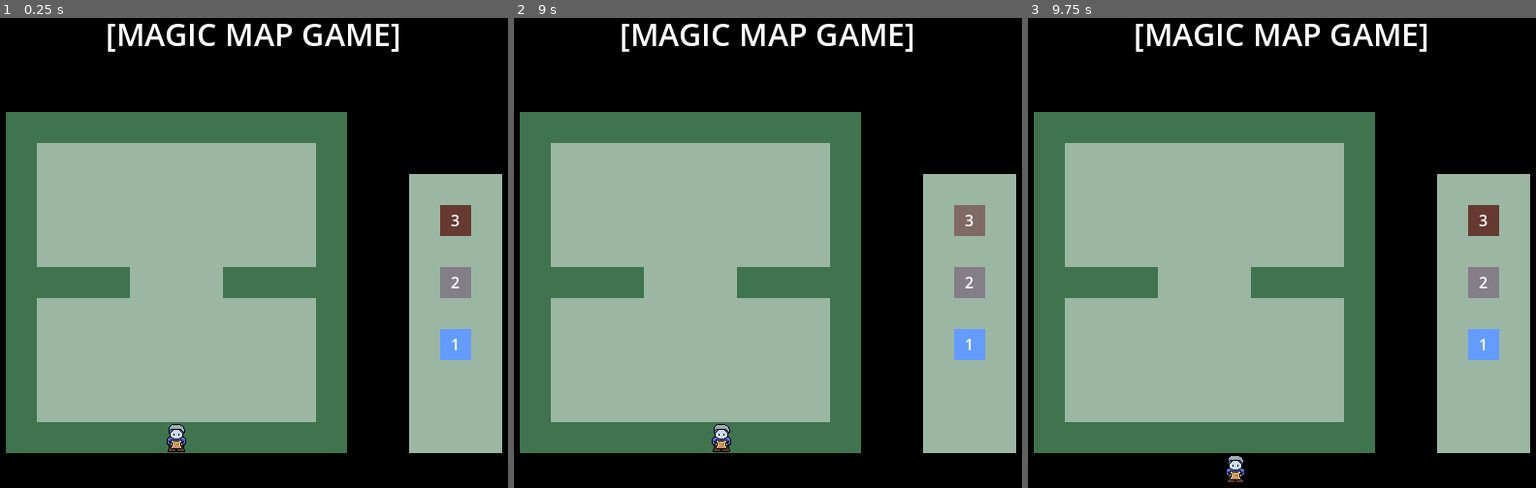
Above: before the commit, frames 1-3 (left to right).
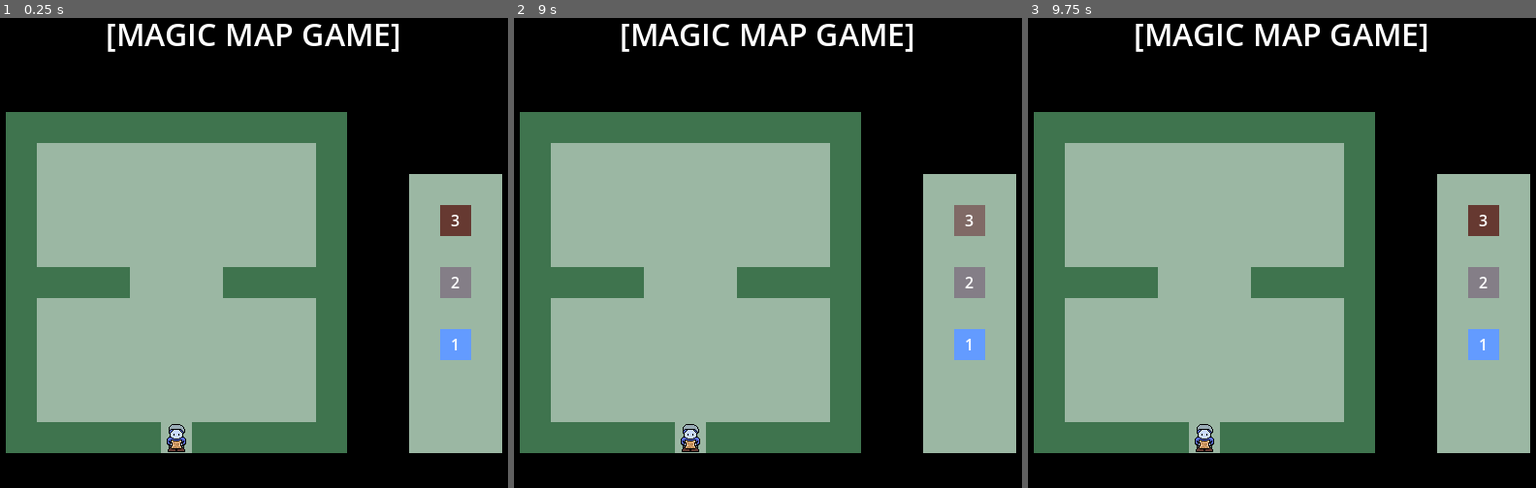
Above: after the commit, the same moments.

Repository: conor-wilson/expeditiongame
Game: Godot game, scene res://scenes/main.tscn
Two runs of this game, one before a commit and one after it. Both use one fixed random seed, a clock stepped at 60 frames per second and the inputs below.
Inputs (mouse positions are in pixels of both pictures, inside the frame that each line leads up to):
- Up to frame 1 (0.25 s): no input
- Up to frame 2 (9 s): click (534, 126) at 0.52 s; click (564, 126) at 1.27 s; click (595, 126) at 2.02 s; click (630, 126) at 2.77 s; click (661, 126) at 3.52 s; click (691, 126) at 4.27 s; click (722, 126) at 5.02 s; click (752, 126) at 5.77 s; click (783, 126) at 6.52 s; click (813, 126) at 7.27 s; click (844, 126) at 8.02 s; tap Enter at 8.75 s; move the mouse to (905, 206) at 8.77 s; hold Right (right) from 8.78 s (still down)
- Up to frame 3 (9.75 s): tap Space at 9.5 s; move the mouse to (1160, 262) at 9.52 s; release Right (right) at 9.53 s; hold Down (down) from 9.53 s (still down)

The runs differ from the first frame. In frame 1, 0.2% of the frame differs, in the area x 31-38%, y 85-93%; in frame 2, 0.6%, in the area x 31-43%, y 85-93%; in frame 3, 0.5%.

Commit message:
Improved player to only be able to move on empty tiles

Diff:
--- a/scenes/game.tscn
+++ b/scenes/game.tscn
@@ -33,5 +33,5 @@
 
 [node name="Blocks" type="TileMapLayer" parent="Levels/Level1"]
 show_behind_parent = true
-tile_map_data = PackedByteArray("AAADAAoAAAABAAAAAAACAAoAAAA …(592 unchanged characters)… BAAAAAAAHAAoAAAABAAAAAAAGAAoAAAABAAAAAAAFAAoAAAABAAAAAAAEAAoAAAABAAAAAAABAAUAAAABAAAAAAACAAUAAAABAAAAAAADAAUAAAABAAAAAAA=")
+tile_map_data = PackedByteArray("AAADAAoAAAABAAAAAAACAAoAAAA …(592 unchanged characters)… BAAAAAAAHAAoAAAABAAAAAAAGAAoAAAABAAAAAAAEAAoAAAABAAAAAAABAAUAAAABAAAAAAACAAUAAAABAAAAAAADAAUAAAABAAAAAAA=")
 tile_set = ExtResource("2_lbhrr")
--- a/scenes/levels/level.gd
+++ b/scenes/levels/level.gd
@@ -2,6 +2,11 @@
 
 # TODO: This is a very silly way to resolve the global position / local position issue. Fix this.
 const tile_global_position_offset:Vector2 = Vector2(64, 160)
+
+const MIN_X:int = 0
+const MIN_Y:int = 0
+const MAX_X:int = 10
+const MAX_Y:int = 10
 
 var hovered_tile_coords:Vector2 = Vector2i(0,0)
 
@@ -17,7 +22,9 @@
 	Global.Block.FIRE:  Vector2(3,1),
 }
 
-# TODO: Do some stuff with focus grabbing when resources run out
+##########################
+## BOOTUP FUNCTIONALITY ##
+##########################
 
 func _ready() -> void:
 	for row in $TileButtons.get_children():
@@ -25,17 +32,6 @@
 			if tile is TileButton:
 				tile.connect("pressed", _on_tile_pressed)
 				tile.connect("hovered", _on_tile_hovered)
-
-func _process(delta: float) -> void:
-	if Input.is_action_just_pressed("up"):
-		$Player.walk(Vector2i.UP)
-	if Input.is_action_just_pressed("down"):
-		$Player.walk(Vector2i.DOWN)
-	if Input.is_action_just_pressed("left"):
-		$Player.walk(Vector2i.LEFT)
-	if Input.is_action_just_pressed("right"):
-		$Player.walk(Vector2i.RIGHT)
-
 
 func load():
 
@@ -47,6 +43,12 @@
 
 	# Move the Player to the start position
 	$Player.teleport(player_start_position)
+
+##################################
+## PLANNING PHASE FUNCTIONALITY ##
+##################################
+
+# TODO: Do some stuff with focus grabbing when resources run out
 
 func _on_tile_pressed() -> void:
 
@@ -81,15 +83,63 @@
 func _get_map_tile_coords(global_coords:Vector2) -> Vector2i:
 	return block_tiles.local_to_map(global_coords - tile_global_position_offset)
 
-
 func _on_inventory_focus_grabbed() -> void:
 	hovered_tile_coords = Vector2i(-1,-1)
 	$HoverGhosts.clear()
 
-
-# TODO: Make the below work
-
+# TODO: Make this work
 func _on_game_area_mouse_exited() -> void:
 	hovered_tile_coords = Vector2i(-1,-1)
 	$HoverGhosts.clear()
 	print("YO")
+
+
+###################################
+## EXPLORING PHASE FUNCTIONALITY ##
+###################################
+
+# TODO: Make it so that the player can move while holding the arrow key rather
+# than only when the arrow key has just been pressed.
+
+func _input(event: InputEvent) -> void:
+
+	var movement_direction:Vector2i = _event_to_direction_vector(event)
+	if movement_direction:
+		if !_move_player(movement_direction):
+			print("Can't move player with action ", event)
+
+func _event_to_direction_vector(event: InputEvent) -> Vector2i:
+
+	if event.is_action_pressed("up"):
+		return Vector2i.UP
+	elif event.is_action_pressed("down"):
+		return Vector2i.DOWN
+	elif event.is_action_pressed("left"):
+		return Vector2i.LEFT
+	elif event.is_action_pressed("right"):
+		return Vector2i.RIGHT
+
+	return Vector2i.ZERO
+
+func _move_player(direction: Vector2i) -> bool:
+
+	var new_coords = $Player.get_character_coords() + direction
+
+	if _player_can_move_to_cell(new_coords):
+		$Player.teleport(new_coords)
+		return true
+	else:
+		return false
+
+func _player_can_move_to_cell(coords:Vector2i):
+
+	if (
+		coords.x < MIN_X || coords.y < MIN_Y ||
+		coords.x > MAX_X || coords.y > MAX_Y
+		):
+		return false
+
+	if block_tiles.get_cell_tile_data(coords) != null:
+		return false
+
+	return true
--- a/scenes/player/player.gd
+++ b/scenes/player/player.gd
@@ -9,3 +9,6 @@
 
 func walk(direction:Vector2i):
 	teleport(character_coords+direction)
+
+func get_character_coords() -> Vector2i:
+	return character_coords
